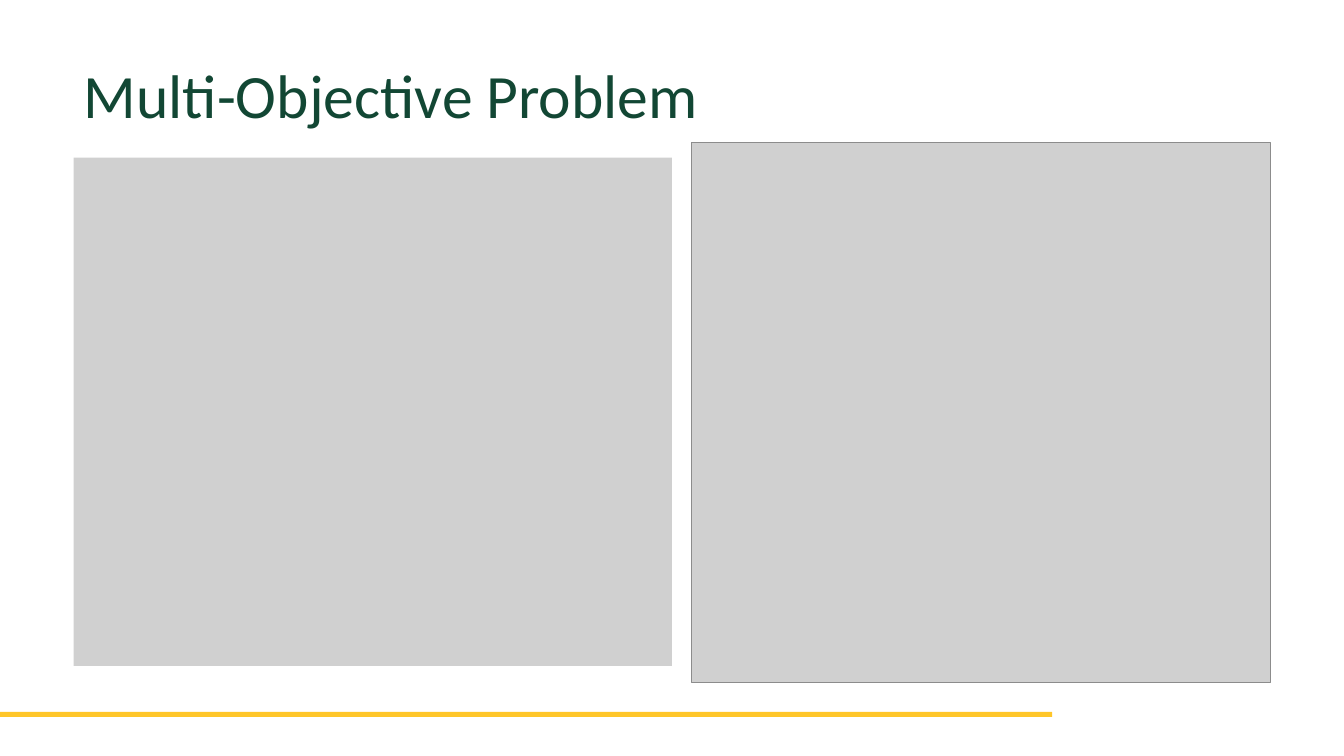
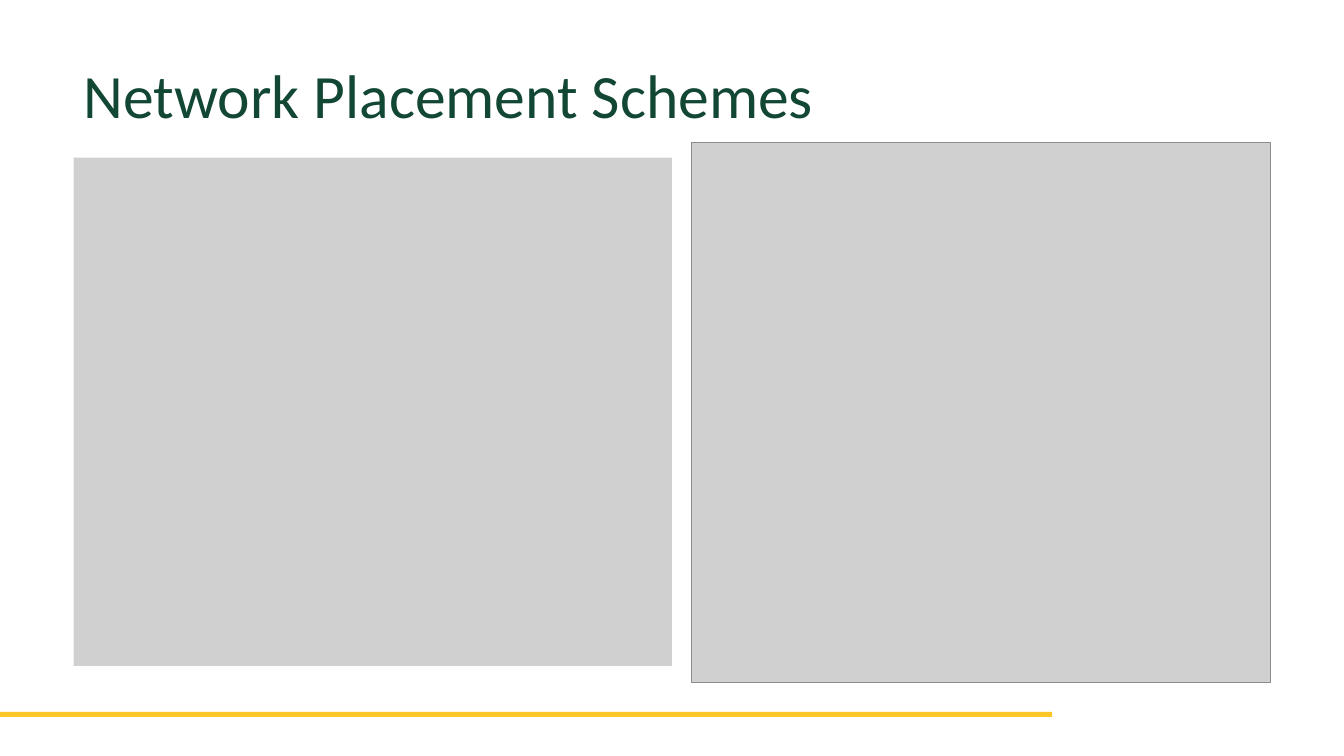
Before and after one commit to hamzashahab1610/ENSE-805-Project-Eco-Resilient-Networks, a slide deck: slide 9 of Project paper scrum progress check-in #2/Scrum Presentation.pptx. Drawn at 1344x756 pixels with LibreOffice and Linux fonts; fonts in the diff are those of the drawing; grey boxes stand for pictures; background and template pictures are left out. Boxes give left, top, right and bottom in pixels: in the first picture for what was removed or moved away, otherwise in the second. Text is boxed around its words. In the diff, an @@ line names an element or a change of style, - is before the commit and + after.

```diff
--- a/Project paper scrum progress check-in #2/Scrum Presentation.pptx
+++ b/Project paper scrum progress check-in #2/Scrum Presentation.pptx
@@ text at [84, 75, 813, 119]: text changed @@
-Multi-Objective Problem
+Network Placement Schemes
```
Also in this commit, not shown: 3 other slides changed, 1 slide added, 1 slide removed.
